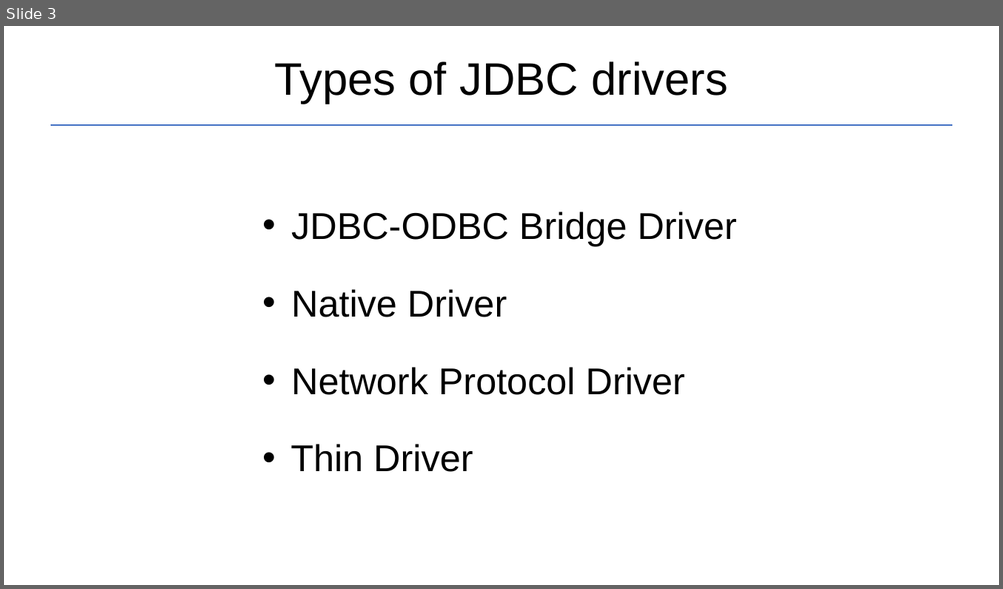
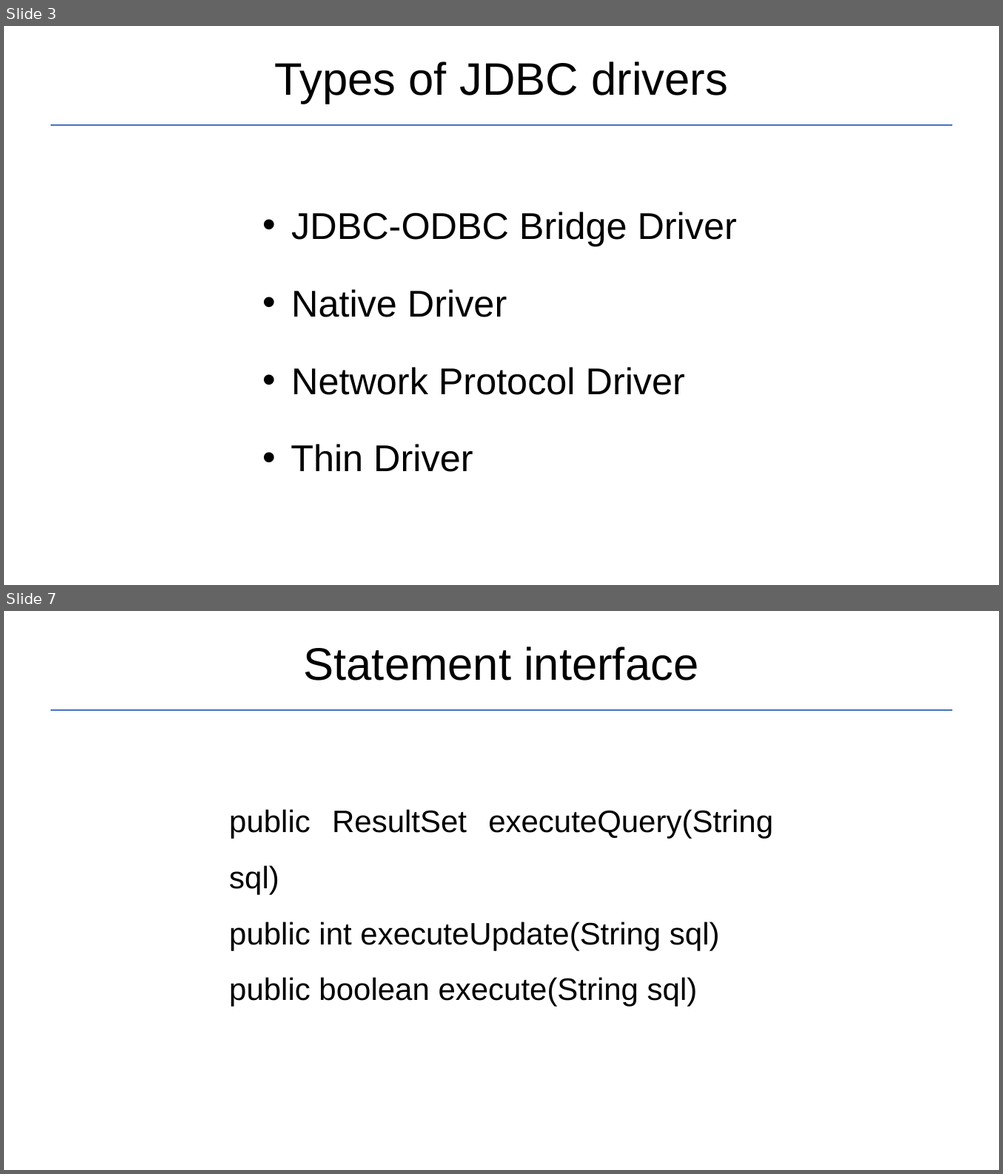
Before and after one commit to Garnik94/Levelup_presentations, a slide deck: JDBC/JDBC_Presentation.pptx. Shown one above the other, each under a label of ours: slide 3 before the commit, slides 3 and 7 after it; the slides between them are not shown. The pictures are 1003x589 and 1003x1174 pixels, drawn with LibreOffice and Linux fonts; fonts in the diff are those of the drawing. Boxes give left, top, right and bottom in pixels: in the first picture for what was removed or moved away, otherwise in the second. Text is boxed around its words. In the diff, an @@ line names an element or a change of style, - is before the commit and + after.

```diff
--- a/JDBC/JDBC_Presentation.pptx
+++ b/JDBC/JDBC_Presentation.pptx
@@ slide 7 added at bbox=[4, 611, 999, 1170], background #FFFFFF @@
@@ title added at bbox=[304, 647, 698, 681], 44 pt, text #000000 @@
+Statement interface
@@ line added from (51, 710) to (952, 710), #4472C4 1.5 pt @@
@@ text added at bbox=[229, 809, 773, 1007], 30 pt, text #000000 @@
+public ResultSet executeQuery(String sql)
+public int executeUpdate(String sql)
+public boolean execute(String sql)
```
Also in this commit, not shown: 3 slides changed, 3 other slides added, 1 other file.
